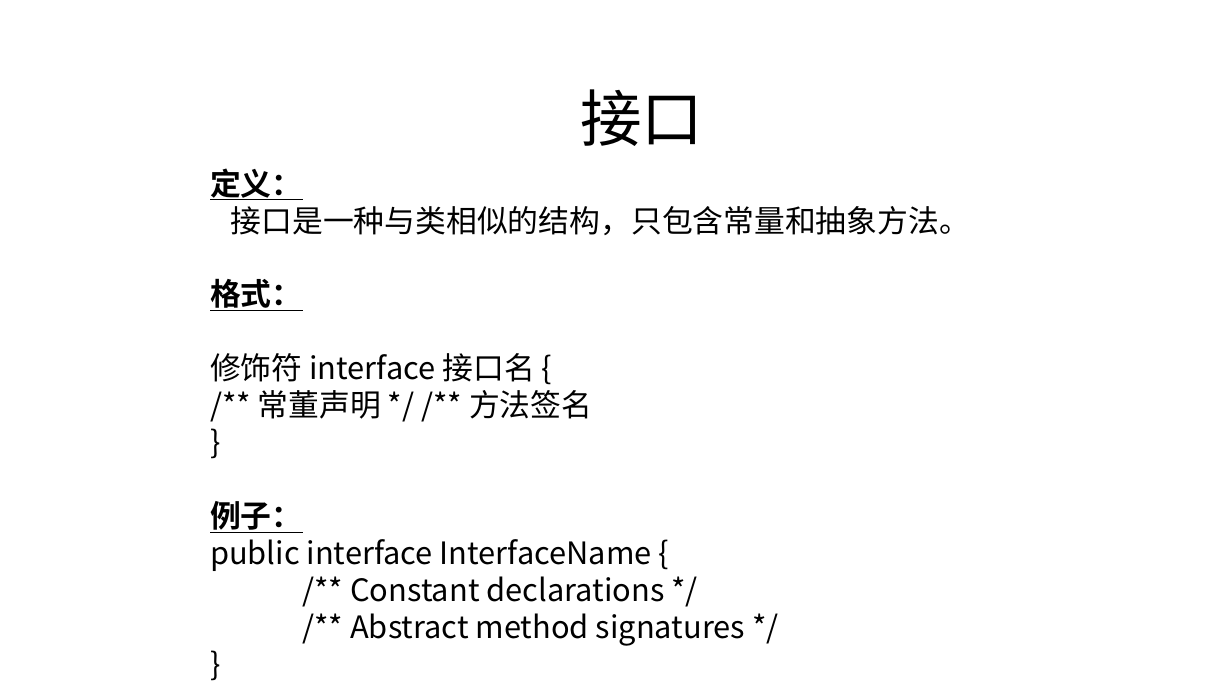
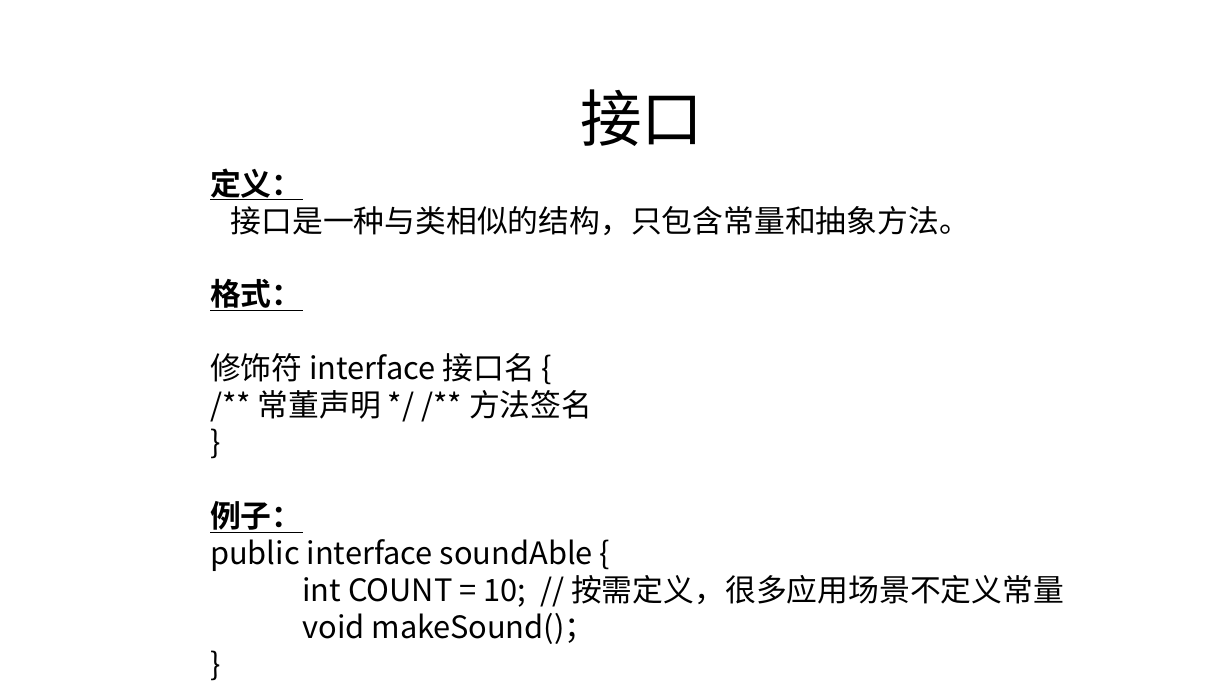
Before and after one commit to zjyesir/hmc_java_1, a slide deck: slide 15 of ppt/12.抽象类和接口.pptx. Drawn at 1232x693 pixels with LibreOffice and Linux fonts; fonts in the diff are those of the drawing; background and template pictures are left out. Boxes give left, top, right and bottom in pixels: in the first picture for what was removed or moved away, otherwise in the second. Text is boxed around its words. In the diff, an @@ line names an element or a change of style, - is before the commit and + after.

```diff
--- a/ppt/12.抽象类和接口.pptx
+++ b/ppt/12.抽象类和接口.pptx
@@ text at box(210, 539, 1064, 644): text changed @@
-public interface InterfaceName {
-/** Constant declarations */
-/** Abstract method signatures */
+public interface soundAble {
+int COUNT = 10; // 按需定义，很多应用场景不定义常量
+void makeSound()；
```
Also in this commit, not shown: 4 slides added, 1 slide removed.
